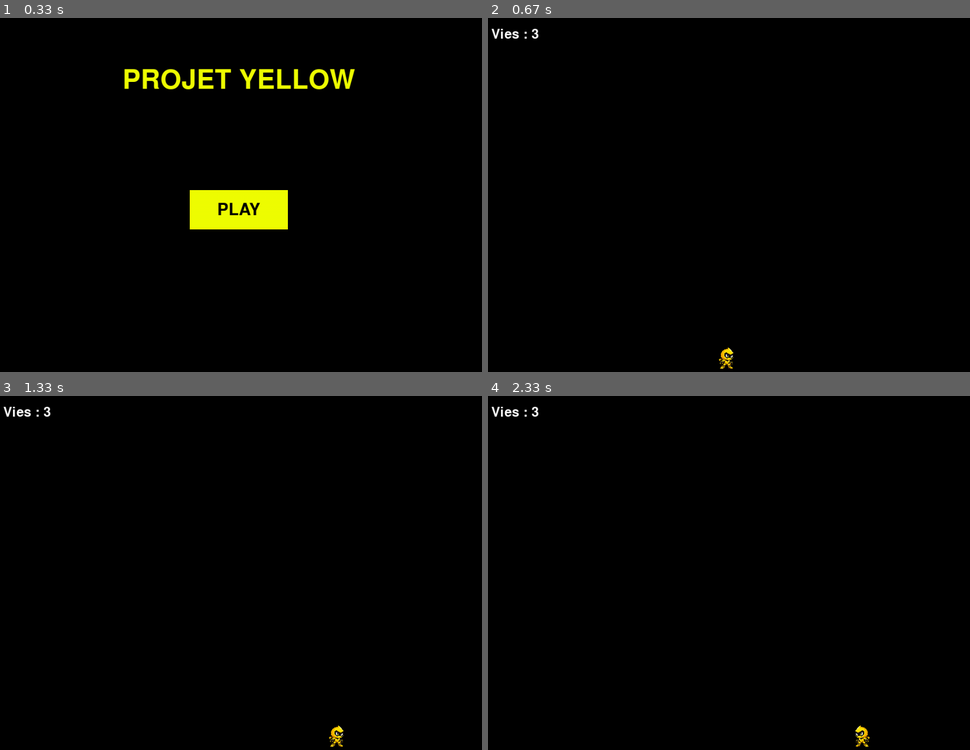
Above: before the commit, frames 1-4 (two rows, left to right).
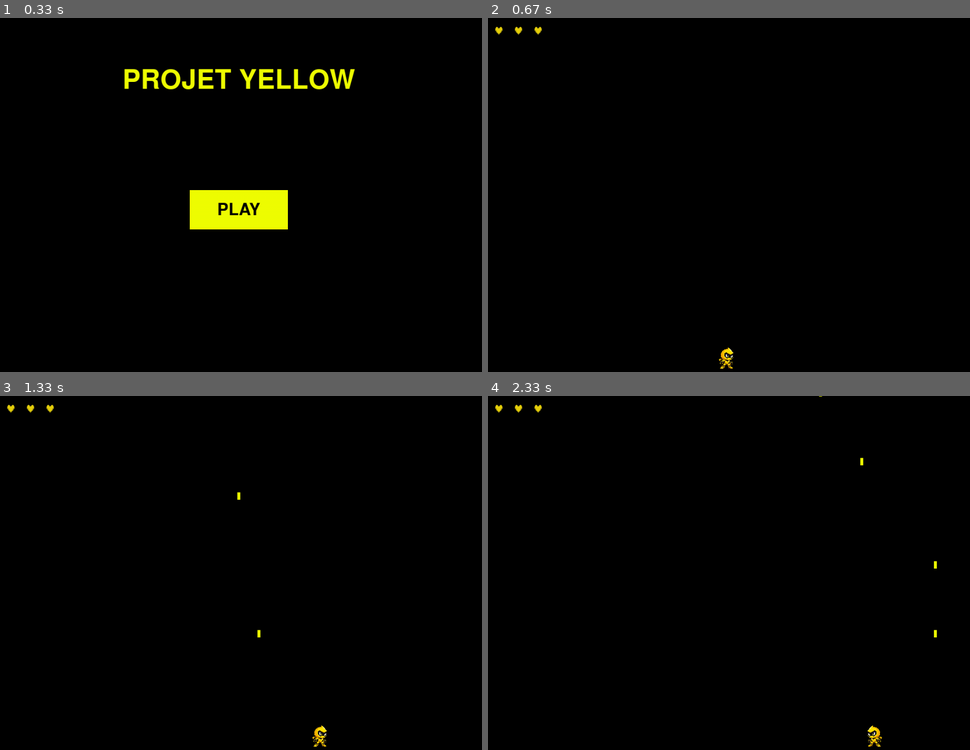
Above: after the commit, the same moments.

Repository: backmirio/GD-Pygame-Test
Game: pygame game, started from main.py
Same seed, same stepped clock (60 frames per second), same inputs: the game is played once before the commit and once after it.
Inputs:
- Up to frame 1 (0.33 s): no input
- Up to frame 2 (0.67 s): click "PLAY" at 0.38 s
- Up to frame 3 (1.33 s): tap Space at 0.67, 1.07 s; hold Right from 1 s (still down)
- Up to frame 4 (2.33 s): tap Space at 1.37, 1.57, 1.87, 2.07 s; release Right at 1.47 s; hold Right 1.5-1.97 s; hold Left from 2 s (still down)

Frame 1 is identical in both runs. In frame 2, 0.2% of the frame differs, in the area x 0-12%, y 2-6%; in frame 3, 0.4%; in frame 4, 0.5%, in the area x 0-94%, y 0-100%.

Commit message:
Ajout d'un ennemi | Collision avec les tirs jaunes | Ajout des tirs du joueurs |

Diff:
--- a/main.py
+++ b/main.py
@@ -1,48 +1,107 @@
 import pygame
 
 pygame.init()
-pygame.font.init()
+
 pygame.display.set_caption("Projet Yellow")
+
 screen = pygame.display.set_mode((1000, 720))
+
 clock = pygame.time.Clock()
+
 running = True
-dt = 0
+
 game_state = "menu"
+
 player_lives = 3
+
+player_speed = 500
+shot_speed = 700
+shot_timer = 0
+shot_delay = 0.2
+
+green_speed = 150
+green_timer = 0
+green_delay = 2
+green_active = False
+
 player_img = pygame.image.load("assets/yellow.png").convert_alpha()
 player_img = pygame.transform.scale(player_img, (50, 50))
+
 player_img_left = pygame.transform.flip(player_img, True, False)
 player_img_right = player_img
+
+green_img = pygame.image.load("assets/green.png").convert_alpha()
+green_img = pygame.transform.scale(green_img, (50, 50))
+
+heart_img = pygame.image.load("assets/heart.png").convert_alpha()
+heart_img = pygame.transform.scale(heart_img, (30, 30))
+
+player_shots = []
 
 player_pos = pygame.Vector2(
     screen.get_width() / 2,
     screen.get_height() / 1.040
-    )
+)
+
+green_pos = pygame.Vector2(
+    screen.get_width() / 2,
+    50
+)
 
 while running:
+
+    dt = clock.tick(60) / 1000
     for event in pygame.event.get():
+
         if event.type == pygame.QUIT:
             running = False
+
         if game_state == "menu":
+
             if event.type == pygame.MOUSEBUTTONDOWN:
+
                 if play_button.collidepoint(event.pos):
                     game_state = "game"
-    screen.fill((0, 0, 0, 0))  # Remplir l'écran avec du noir
+
+    screen.fill((0, 0, 0))
 
     if game_state == "menu":
-        # Titre
+
         font_title = pygame.font.Font(None, 80)
-        title = font_title.render("PROJET YELLOW", True, (240, 255, 0))
-        screen.blit(title, (screen.get_width() / 2 - title.get_width() / 2, 100))
-
-        # Bouton Play
+        title = font_title.render(
+            "PROJET YELLOW",
+            True,
+            (240, 255, 0)
+        )
+
+        screen.blit(
+            title,
+            (
+                screen.get_width() / 2 - title.get_width() / 2,
+                100
+            )
+        )
+
         play_button = pygame.Rect(400, 350, 200, 80)
-        pygame.draw.rect(screen, (240, 255, 0), play_button)
+
+        pygame.draw.rect(
+            screen,
+            (240, 255, 0),
+            play_button
+        )
 
         font_button = pygame.font.Font(None, 50)
-        text_play = font_button.render("PLAY", True, (0, 0, 0))
-
-        text_rect = text_play.get_rect(center=play_button.center)
+
+        text_play = font_button.render(
+            "PLAY",
+            True,
+            (0, 0, 0)
+        )
+
+        text_rect = text_play.get_rect(
+            center=play_button.center
+        )
+
         screen.blit(text_play, text_rect)
 
     elif game_state == "game":
@@ -50,11 +109,11 @@
         keys = pygame.key.get_pressed()
 
         if keys[pygame.K_LEFT]:
-            player_pos.x -= 10
+            player_pos.x -= player_speed * dt
             player_img = player_img_left
 
         if keys[pygame.K_RIGHT]:
-            player_pos.x += 10
+            player_pos.x += player_speed * dt
             player_img = player_img_right
 
         if player_pos.x < 25:
@@ -63,18 +122,99 @@
         if player_pos.x > screen.get_width() - 25:
             player_pos.x = screen.get_width() - 25
 
+        if green_active:
+
+            green_pos.y += green_speed * dt
+
+            screen.blit(
+            green_img,
+            (
+                int(green_pos.x - 25),
+                int(green_pos.y - 25)
+            )
+        )
+
+            if green_pos.y > screen.get_height() + 25:
+                green_active = False
+                green_timer = 0
+
+
+        else:
+
+            green_timer += dt
+
+            if green_timer >= green_delay:
+
+                green_pos = pygame.Vector2(
+                    screen.get_width() / 2,
+                    50
+                )
+
+                green_active = True
+                green_timer = 0
+
+
+        shot_timer += dt
+
+        if keys[pygame.K_SPACE] and shot_timer >= shot_delay:
+
+            player_shots.append(
+                pygame.Rect(
+                    int(player_pos.x - 3),
+                    int(player_pos.y - 30),
+                    6,
+                    15
+                )
+            )
+            shot_timer = 0
+
+        for shot in player_shots:
+
+            shot.y -= shot_speed * dt
+
+            pygame.draw.rect(
+                screen,
+                (240, 255, 0),
+                shot
+            )
+
+        if green_active:
+
+            green_rect = green_img.get_rect(
+                center=(
+                    int(green_pos.x),
+                    int(green_pos.y)
+                )
+            )
+
+            for shot in player_shots:
+
+                if shot.colliderect(green_rect):
+
+                    green_active = False
+                    player_shots.remove(shot)
+                    break
+
+        player_shots = [
+            shot for shot in player_shots
+            if shot.bottom > 0
+        ]
+
         screen.blit(
-        player_img,
-        (int(player_pos.x - 25), int(player_pos.y - 25))
-        )
-
-        # Affichage du nombre de vies
-        font = pygame.font.Font(None, 40)
-        lives_text = font.render("Vies : " + str(player_lives), True, (255, 255, 255))
-        screen.blit(lives_text, (20, 20))
-
+            player_img,
+            (
+                int(player_pos.x - 25),
+                int(player_pos.y - 25)
+            )
+        )
+
+        for i in range(player_lives):
+
+            screen.blit(
+                heart_img,
+                (20 + i * 40, 10)
+            )
 
     pygame.display.flip()
-    clock.tick(60)
 
 pygame.quit()
Binary file added: assets/green.png
Binary file added: assets/heart.png
